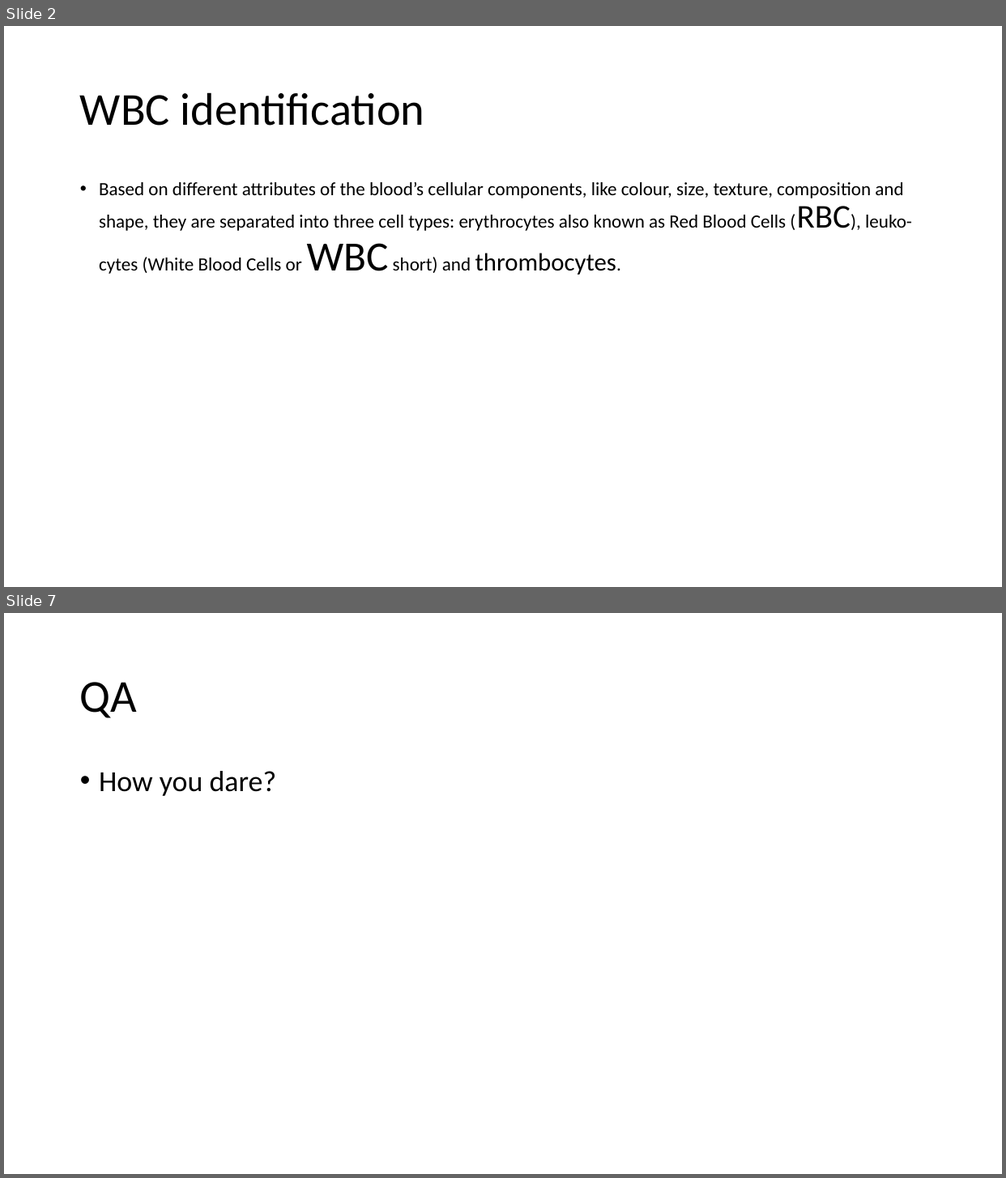
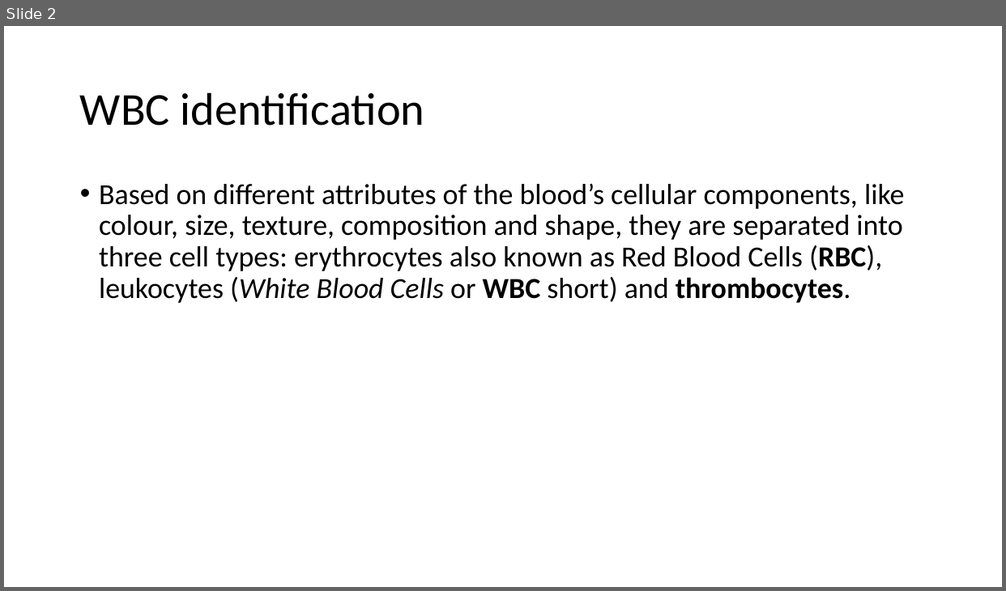
Before and after one commit to JNSchwartz/better_blood, a slide deck: betterblood.pptx. Shown one above the other, each under a label of ours: slides 2 and 7 before the commit, slide 2 after it; the slides between them are not shown. The pictures are 1006x1178 and 1006x591 pixels, drawn with LibreOffice and Linux fonts; fonts in the diff are those of the drawing; background and template pictures are left out. Boxes give left, top, right and bottom in pixels: in the first picture for what was removed or moved away, otherwise in the second. Text is boxed around its words. In the diff, an @@ line names an element or a change of style, - is before the commit and + after.

```diff
--- a/betterblood.pptx
+++ b/betterblood.pptx
@@ slide 7 removed at (4, 613, 1002, 1174), background #FFFFFF @@
@@ title removed at (80, 682, 138, 718) @@
-QA
@@ text removed at (99, 771, 277, 796) @@
-• How you dare?
@@ slide 2 changed as well @@
@@ text at (99, 183, 904, 303): text changed; size 18 to 28 pt @@
-• Based on different attributes of the blood’s cellular components, like colour, size, texture, composition and shape, they are separated into three cell types: erythrocytes also known as Red Blood Cells (RBC), leuko- cytes (White Blood Cells or WBC short) and thrombocytes.
+• Based on different attributes of the blood’s cellular components, like colour, size, texture, composition and shape, they are separated into three cell types: erythrocytes also known as Red Blood Cells (RBC), leukocytes (White Blood Cells or WBC short) and thrombocytes.
```
Also in this commit, not shown: 4 other slides changed, 2 slides added, 1 other slide removed.
